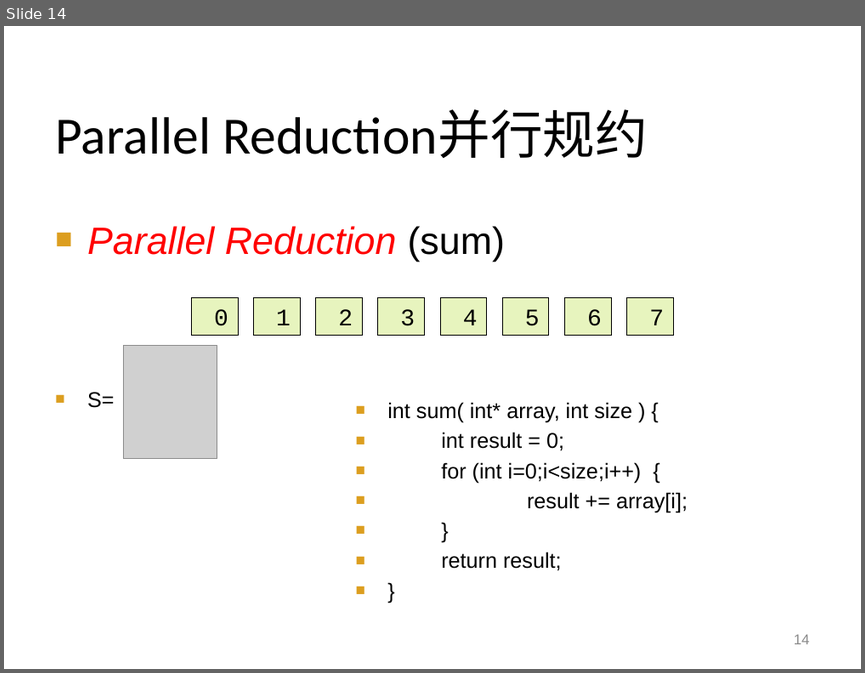
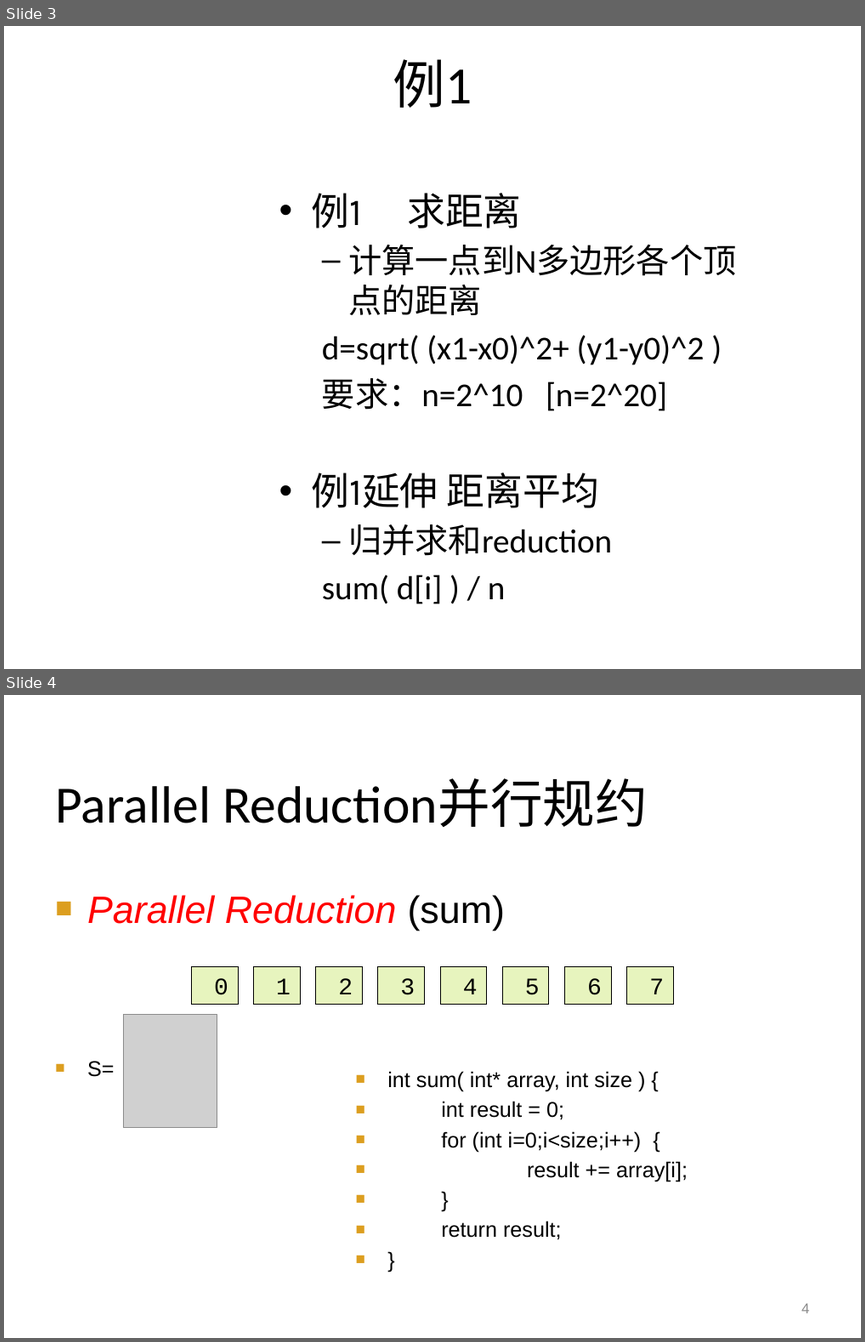
Before and after one commit to soulsheng/CUDA-Practice, a slide deck: doc/CUDA编程实训_day1_pm(20141219Liu).pptx. Shown one above the other, each under a label of ours: slide 14 before the commit, slides 3 and 4 after it. The pictures are 865x673 and 865x1342 pixels, drawn with LibreOffice and Linux fonts; fonts in the diff are those of the drawing; grey boxes stand for pictures; background and template pictures are left out. Boxes give left, top, right and bottom in pixels: in the first picture for what was removed or moved away, otherwise in the second. Text is boxed around its words. In the diff, an @@ line names an element or a change of style, - is before the commit and + after.

```diff
--- a/doc/CUDA编程实训_day1_pm(20141219Liu).pptx
+++ b/doc/CUDA编程实训_day1_pm(20141219Liu).pptx
@@ slide 3 added at (4, 26, 861, 669), background #FFFFFF @@
@@ title added at (393, 59, 472, 108), 44 pt, text #000000 @@
+例1
@@ text added at (311, 193, 736, 604), 28 pt, text #000000 @@
+• 例1 求距离
+  – 计算一点到N多边形各个顶点的距离
+  d=sqrt( (x1-x0)^2+ (y1-y0)^2 )
+  要求：n=2^10 [n=2^20]
+• 例1延伸 距离平均
+  – 归并求和reduction
+  sum( d[i] ) / n
@@ what was slide 14 is now slide 4 @@
@@ page number at (801, 1303, 809, 1313): text changed @@
-14
+4
```
Also in this commit, not shown: 3 slides changed, 7 other slides added, 1 other file.
